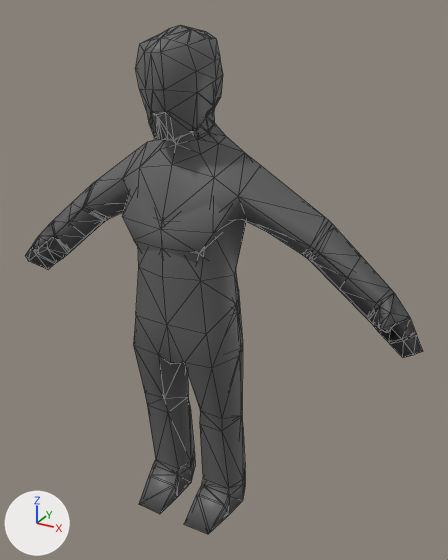
Two versions of the FBX model Assets/Charactors/soldier.fbx, one commit apart.
Camera for both pictures: a 50 mm camera at (0.0181, -0.0284, 0.031) aimed at (0.0017, 0.0015, 0.0161). The lights are fixed; the arrows at lower left show +X, +Y and +Z. Mesh edges are drawn as thin lines. Where no turn or scale is listed for an object, it has been applied to the vertices.

Before the edit, the objects in view are built like this:
```python
mat_lambert5 = principled_material('lambert5')
mat_lambert5.base_color = (0.119, 0.119, 0.119)  # dark grey #616161
me_mesh = bpy.data.meshes.new('Mesh')
me_mesh.from_pydata(...)  # 293 vertices, 582 faces; spans x -0.0137..0.0137, y -0.0029..0.0028, z 0.0..0.0301
me_mesh.materials.append(mat_lambert5)  # dark grey #616161
me_mesh_001 = bpy.data.meshes.new('Mesh.001')
me_mesh_001.from_pydata(...)  # 298 vertices, 592 faces; spans x -0.0137..0.0137, y -0.0026..0.0029, z 0.0..0.0301
me_mesh_001.materials.append(mat_lambert5)  # dark grey #616161
ob_fm_lowpoly = bpy.data.objects.new('FM-lowpoly', me_mesh)
ob_fm_lowpoly.location = (0.0, 0.0, 0.0)
ob_m_lowpoly = bpy.data.objects.new('M-lowpoly', me_mesh_001)
ob_m_lowpoly.location = (0.0, 0.0, 0.0)
```
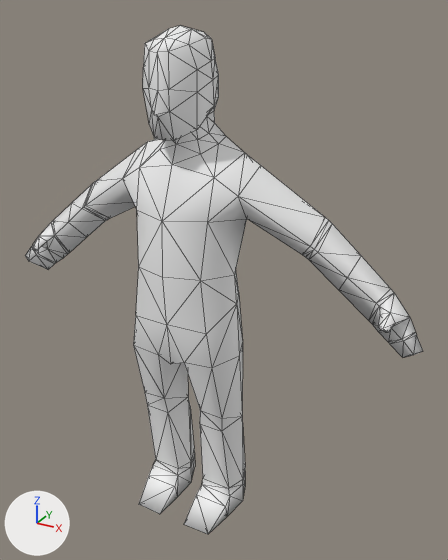
Where the newer file only moved an object's origin or applied its transform, the numbers keep the older frame.

The edits, one by one:
Material 'lambert5' (mat_lambert5) changes colour from dark grey #616161 to white #f2f2f2; in linear values from (0.119, 0.119, 0.119) to (0.89, 0.89, 0.89).
Object 'FM-lowpoly' (ob_fm_lowpoly) is deleted.

Location of each change, (x1, y1, x2, y2) in pixels of the pictures (448 x 560 px):
'M-lowpoly', recoloured: (25, 25, 423, 534) in both
'FM-lowpoly', deleted: before (32, 26, 415, 409)
